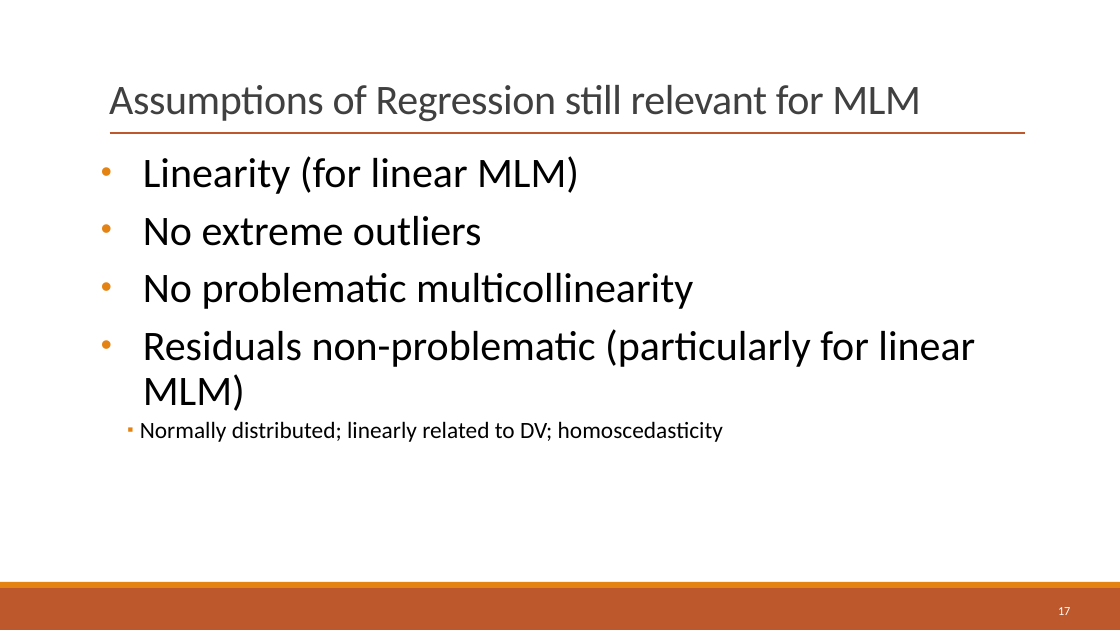
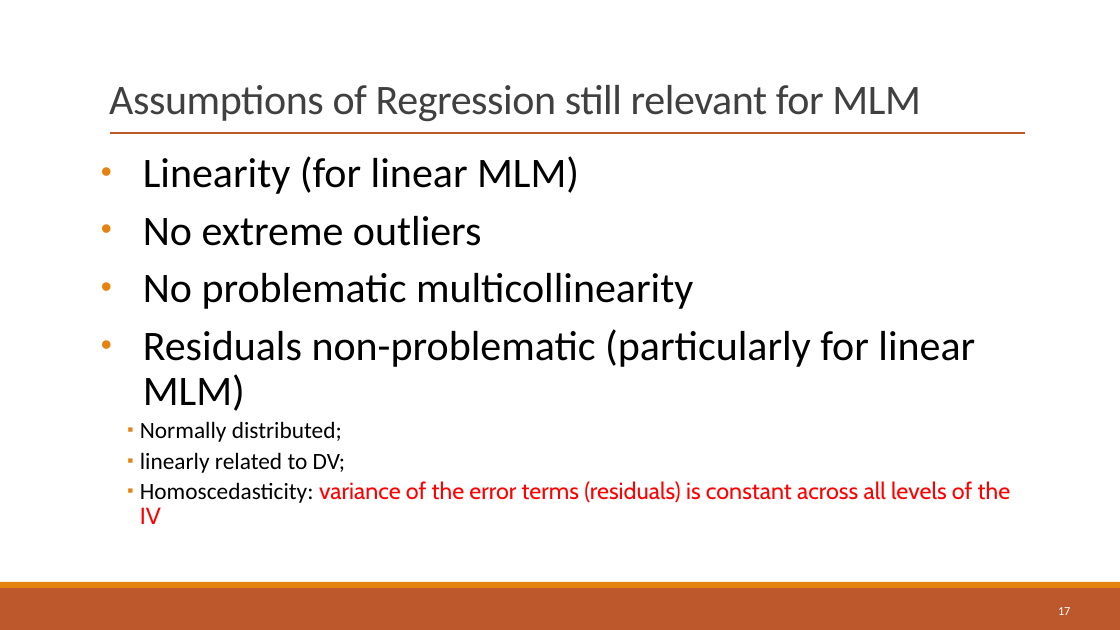
Before and after one commit to Sijan14/Multilevel_Modeling, a slide deck: slide 17 of Week 2/Session 2 - Introduction and Assumptions of Multilevel Modeling.pptx. Drawn at 1120x630 pixels with LibreOffice and Linux fonts; fonts in the diff are those of the drawing. Boxes give left, top, right and bottom in pixels: in the first picture for what was removed or moved away, otherwise in the second. Text is boxed around its words. In the diff, an @@ line names an element or a change of style, - is before the commit and + after.

```diff
--- a/Week 2/Session 2 - Introduction and Assumptions of Multilevel Modeling.pptx
+++ b/Week 2/Session 2 - Introduction and Assumptions of Multilevel Modeling.pptx
@@ text at [140,421,1011,524]: text changed; font Calibri to Cabin; text colour #000000 to #FF0000 @@
-    ▪ Normally distributed; linearly related to DV; homoscedasticity
+    ▪ Normally distributed;
+    ▪ linearly related to DV;
+    ▪ Homoscedasticity: variance of the error terms (residuals) is constant across all levels of the IV
```
Also in this commit, not shown: 17 other files.
